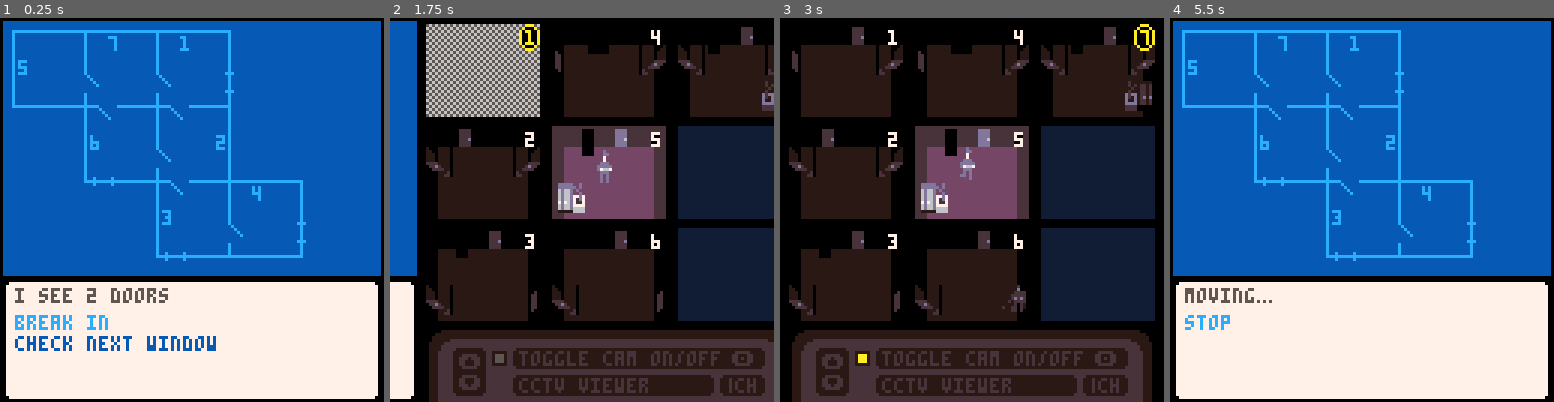
Above: before the commit, frames 1-4 (left to right).
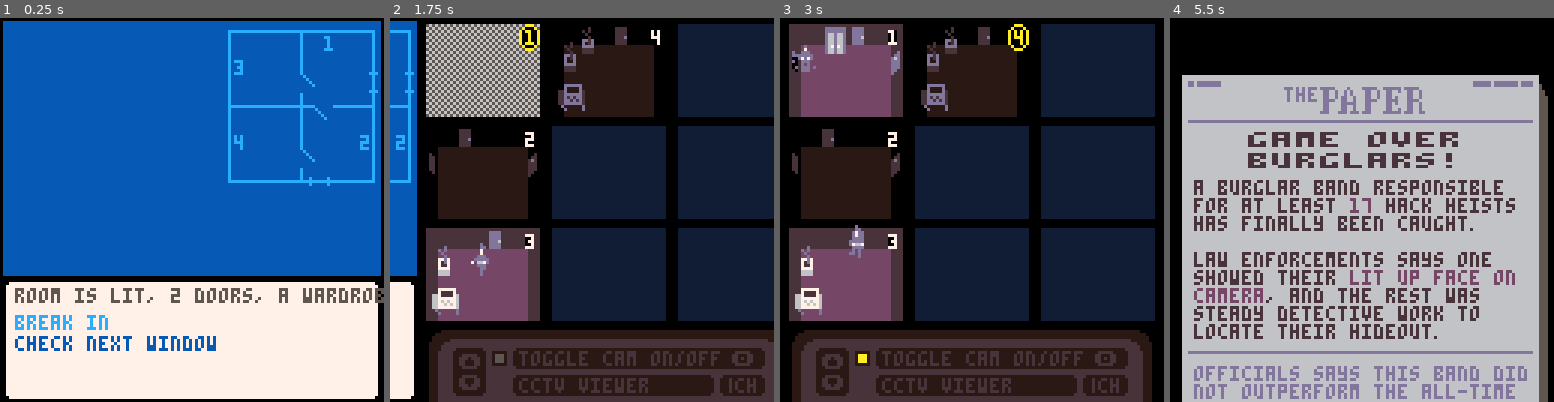
Above: after the commit, the same moments.

Repository: ironchestgames/pico-8-carts
Game: PICO-8 cartridge hackheist.p8
The game is run twice, just before and just after one commit, with the same random seed, the same clock (stepped at 60 frames per second) and the same inputs.
Inputs:
- Up to frame 1 (0.25 s): no input
- Up to frame 2 (1.75 s): tap X (X key) at 0.33, 1.07 s; tap O (Z key) at 0.7, 1.7 s; hold Right from 1.6 s (still down)
- Up to frame 3 (3 s): tap X (X key) at 1.85, 2.97 s; release Right at 2.1 s; tap O (Z key) at 2.1, 2.5, 2.9 s; hold Up 2.15-2.42 s; hold Right from 2.47 s (still down)
- Up to frame 4 (5.5 s): release Right at 3.03 s; hold Left 3.08-3.58 s; tap O (Z key) every 0.4 s from 3.3 to 5.3 s; hold Down 3.63-3.97 s; hold Right 4.02-4.68 s; tap X (X key) at 4.08, 5.2 s; hold Up 4.73-5.03 s; hold Left from 5.08 s (still down)

The runs differ from the first frame. In frame 1, 6.2% of the frame differs, in the area x 3-100%, y 3-75%; in frame 2, 30%; in frame 3, 37%; in frame 4, 97%, in the area x 0-100%, y 0-100%.

Commit message:
hackheist - fix new sprite sheet

Diff:
--- a/hackheist.p8
+++ b/hackheist.p8
@@ -1,5 +1,5 @@
 pico-8 cartridge // http://www.pico-8.com
-version 34
+version 35
 __lua__
 
 printh('debug started','debug',true)
@@ -75,6 +75,12 @@
 roomh=25
 
 function _init()
+ local seed=rnd(32000)
+ -- local seed=30136.528 -- crash
+
+ debug('seed: '..tostr(seed))
+ srand(seed)
+
  loot,rooms,windows={},{},{}
 
  -- set globals
@@ -375,13 +381,13 @@
  -- add cam coords to obj
  local _types2camcoords={
   computer={
-   [0]={xoff=28,yoff=19,sx=119,sy=0,sw=9,sh=10,cx=4,cy=11,flipx=true},
+   [0]={xoff=28,yoff=19,sx=107,sy=0,sw=9,sh=10,cx=4,cy=11,flipx=true},
    nil,nil,
-   {xoff=2,yoff=19,sx=119,sy=0,sw=9,sh=10,cx=6,cy=11},
-   {xoff=2,yoff=7,sx=119,sy=0,sw=9,sh=10,cx=6,cy=11},
-   {xoff=10,yoff=0,sx=108,sy=0,sw=10,sh=12,cx=6,cy=13},
-   {xoff=20,yoff=0,sx=108,sy=0,sw=10,sh=12,cx=6,cy=13},
-   {xoff=28,yoff=7,sx=119,sy=0,sw=9,sh=10,cx=4,cy=11,flipx=true},
+   {xoff=2,yoff=19,sx=107,sy=0,sw=9,sh=10,cx=6,cy=11},
+   {xoff=2,yoff=7,sx=107,sy=0,sw=9,sh=10,cx=6,cy=11},
+   {xoff=10,yoff=0,sx=96,sy=0,sw=10,sh=12,cx=6,cy=13},
+   {xoff=20,yoff=0,sx=96,sy=0,sw=10,sh=12,cx=6,cy=13},
+   {xoff=28,yoff=7,sx=107,sy=0,sw=9,sh=10,cx=4,cy=11,flipx=true},
   },
   window={
    [0]={xoff=28,yoff=19,sx=22,sy=0,sw=10,sh=10,cx=6,cy=8,flipx=true},
@@ -393,26 +399,26 @@
    {xoff=28,yoff=7,sx=22,sy=0,sw=10,sh=10,cx=6,cy=8,flipx=true},
   },
   door={
-   [0]={xoff=29,yoff=19,sx=77,sy=0,sw=9,sh=10,cx=4,cy=8,flipx=true},
+   [0]={xoff=29,yoff=19,sx=66,sy=0,sw=9,sh=10,cx=4,cy=8,flipx=true},
    nil,nil,
-   {xoff=0,yoff=19,sx=77,sy=0,sw=9,sh=10,cx=5,cy=8},
-   {xoff=0,yoff=7,sx=77,sy=0,sw=9,sh=10,cx=5,cy=8},
+   {xoff=0,yoff=19,sx=66,sy=0,sw=9,sh=10,cx=5,cy=8},
+   {xoff=0,yoff=7,sx=66,sy=0,sw=9,sh=10,cx=5,cy=8},
    {xoff=10,yoff=0,sx=44,sy=0,sw=10,sh=12,cx=4,cy=8},
    {xoff=20,yoff=0,sx=44,sy=0,sw=10,sh=12,cx=4,cy=8},
-   {xoff=29,yoff=7,sx=77,sy=0,sw=9,sh=10,cx=4,cy=8,flipx=true},
+   {xoff=29,yoff=7,sx=66,sy=0,sw=9,sh=10,cx=4,cy=8,flipx=true},
   },
   wardrobe={
-   [5]={xoff=12,yoff=1,sx=116,sy=25,sw=7,sh=9,cx=4,cy=10},
-   [6]={xoff=20,yoff=1,sx=116,sy=25,sw=7,sh=9,cx=4,cy=10},
+   [5]={xoff=12,yoff=1,sx=117,sy=0,sw=7,sh=9,cx=4,cy=10},
+   [6]={xoff=20,yoff=1,sx=117,sy=0,sw=7,sh=9,cx=4,cy=10},
   },
   plant={
-   [0]={xoff=30,yoff=18,sx=124,sy=29,sw=4,sh=10,cx=2,cy=11,flipx=true},
+   [0]={xoff=30,yoff=18,sx=124,sy=0,sw=4,sh=10,cx=2,cy=11,flipx=true},
    nil,nil,
-   {xoff=4,yoff=18,sx=124,sy=29,sw=4,sh=10,cx=2,cy=11},
-   {xoff=4,yoff=6,sx=124,sy=29,sw=4,sh=10,cx=2,cy=11},
-   {xoff=10,yoff=1,sx=124,sy=49,sw=4,sh=9,cx=2,cy=10},
-   {xoff=25,yoff=1,sx=124,sy=49,sw=4,sh=9,cx=2,cy=10},
-   {xoff=30,yoff=7,sx=124,sy=29,sw=4,sh=10,cx=2,cy=11,flipx=true},
+   {xoff=4,yoff=18,sx=124,sy=0,sw=4,sh=10,cx=2,cy=11},
+   {xoff=4,yoff=6,sx=124,sy=0,sw=4,sh=10,cx=2,cy=11},
+   {xoff=10,yoff=1,sx=124,sy=20,sw=4,sh=9,cx=2,cy=10},
+   {xoff=25,yoff=1,sx=124,sy=20,sw=4,sh=9,cx=2,cy=10},
+   {xoff=30,yoff=7,sx=124,sy=0,sw=4,sh=10,cx=2,cy=11,flipx=true},
   },
  }
 
@@ -433,8 +439,9 @@
 
     if _camioffset and _types2camcoords[_obj.typ] then
      local _k=(_j-_camioffset)%8
-     debug('camioffsets: '.._k..', _obj.typ: '.._obj.typ)
+     debug('camioffsets: '.._k..', _obj.typ: '.._obj.typ..', _obj.camcoords: '..tostr(_obj.camcoords))
      _obj.camcoords=clone(_types2camcoords[_obj.typ][_k])
+     debug('_obj.camcoords: '..tostr(_obj.camcoords))
     end
    end
   end
@@ -456,7 +463,7 @@
     targetx=17,
     targety=18,
     state='idling',
-    c=180,
+    c=80,
    })
    _guardcount+=1
   end
@@ -1104,7 +1111,8 @@
     _nextroomdoor.isopen=true
 
     if _g.c <= 0 then
-     debug('1015, '.._nextroomdoor.typ) -- note: hard crash here
+     debug('1105, '.._nextroomdoor.typ) -- note: hard crash here
+     debug(_nextroomdoor.camcoords)
      _g.xoff=_nextroomdoor.camcoords.xoff+_nextroomdoor.camcoords.cx
      _g.yoff=_nextroomdoor.camcoords.yoff+_nextroomdoor.camcoords.cy
      _g.roomid=_nextroom.id
@@ -1165,7 +1173,7 @@
  sspr(8,92,10,10,-124,4,10,10,false,true)
  sspr(8,92,10,10,-14,4,10,10,true,true)
 
- rectfill(-115,13,-15,87,15)
+ rectfill(-115,13,-15,87,13)
  rectfill(-114,14,-16,86,1)
 
  line(-113,59,-17,59,3)
Not shown, changed: 30 lines of the sprite sheet (__gfx__) section of hackheist.p8
